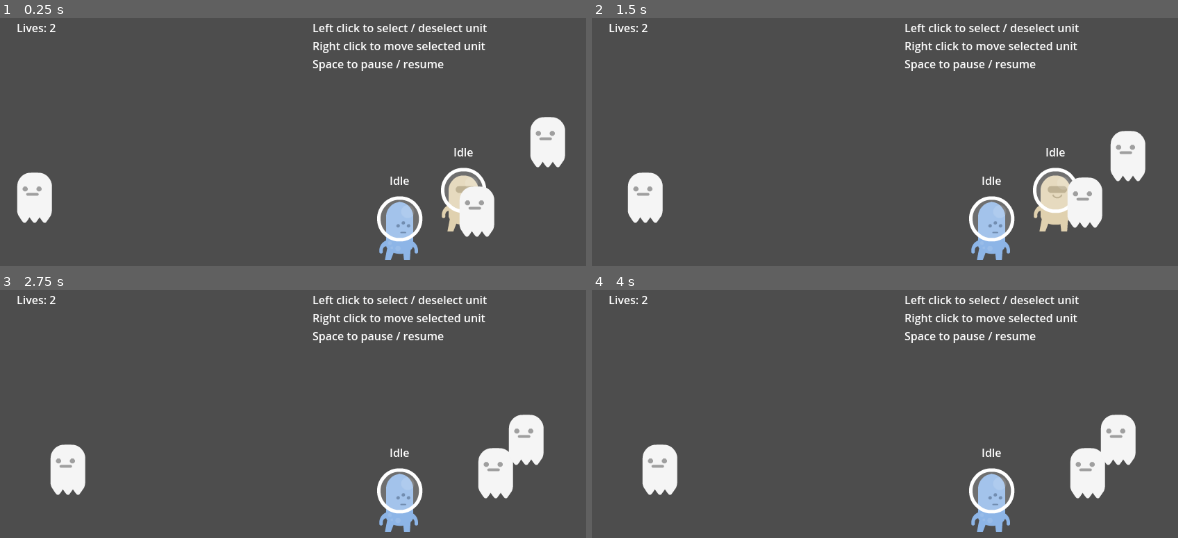
Above: before the commit, frames 1-4 (two rows, left to right).
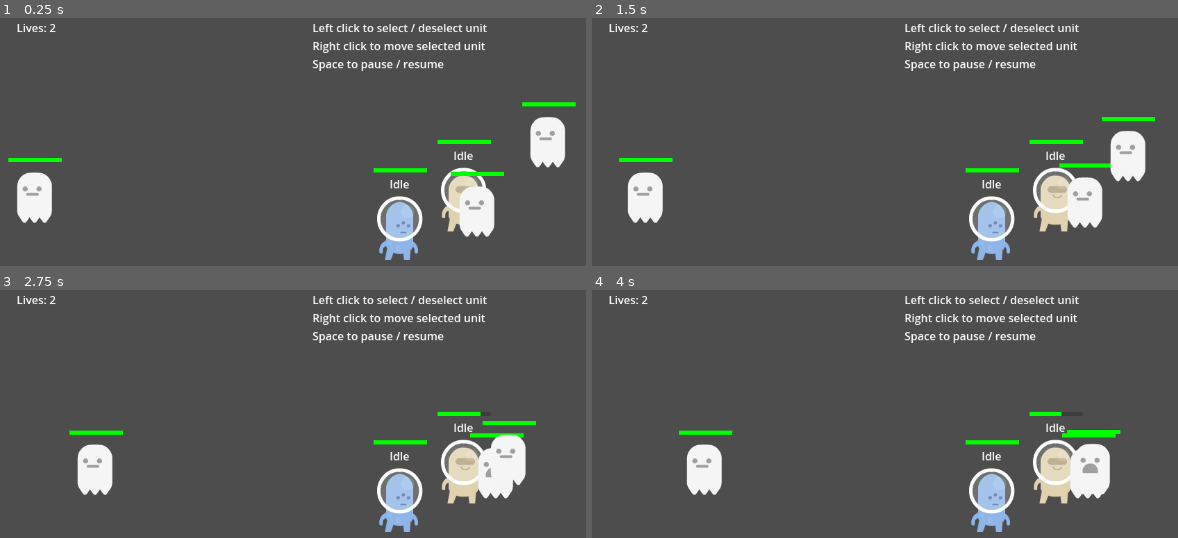
Above: after the commit, the same moments.

Repository: zhang-edward/roguelheart
Game: Godot game, scene res://scenes/Main.tscn
Two runs of this game, one before a commit and one after it. Both use one fixed random seed, a clock stepped at 60 frames per second and the inputs below.
Inputs (mouse positions are in pixels of both pictures, inside the frame that each line leads up to):
- Up to frame 1 (0.25 s): no input
- Up to frame 2 (1.5 s): tap Enter at 0.5, 1.25 s; move the mouse to (679, 32) at 0.52 s; click (679, 32) at 0.67 s; tap Space at 0.77 s; move the mouse to (990, 186) at 1.27 s; click (990, 186) at 1.42 s
- Up to frame 3 (2.75 s): tap Space at 1.52 s; tap Enter at 2 s; move the mouse to (480, 401) at 2.02 s; click (480, 401) at 2.17 s
- Up to frame 4 (4 s): tap Enter at 2.75, 3.5 s; move the mouse to (outside the picture) at 2.77 s; click (outside the picture) at 2.92 s; tap Space at 3.02, 3.77 s; move the mouse to (outside the picture) at 3.52 s; click (outside the picture) at 3.67 s

The runs differ from the first frame. In frame 1, 1.0% of the frame differs, in the area x 1-99%, y 33-69%; in frame 2, 1.0%; in frame 3, 5.4%; in frame 4, 5.8%, in the area x 8-93%, y 49-87%.

Commit message:
added healthbars

Diff:
--- a/prefab/Enemy.tscn
+++ b/prefab/Enemy.tscn
@@ -7,6 +7,7 @@
 [ext_resource type="Script" path="res://scripts/fsm/IdleState.gd" id="4_5qyw5"]
 [ext_resource type="Script" path="res://scripts/fsm/MoveState.gd" id="5_68pec"]
 [ext_resource type="Script" path="res://scripts/fsm/AttackState.gd" id="6_aaj38"]
+[ext_resource type="PackedScene" uid="uid://btnesc72tysik" path="res://prefab/Healthbar.tscn" id="8_yd4xw"]
 
 [sub_resource type="SpriteFrames" id="SpriteFrames_ubdcv"]
 animations = [{
@@ -65,3 +66,9 @@
 [node name="Attack" type="Node" parent="StateMachine"]
 script = ExtResource("6_aaj38")
 move_speed = 50
+
+[node name="Healthbar" parent="." instance=ExtResource("8_yd4xw")]
+offset_left = -37.0
+offset_top = -57.0
+offset_right = 40.0
+offset_bottom = -51.0
--- /dev/null
+++ b/prefab/Healthbar.tscn
@@ -0,0 +1,13 @@
+[gd_scene load_steps=2 format=3 uid="uid://btnesc72tysik"]
+
+[sub_resource type="StyleBoxFlat" id="StyleBoxFlat_knfww"]
+bg_color = Color(0, 1, 0, 1)
+
+[node name="Healthbar" type="ProgressBar"]
+offset_left = -38.0
+offset_top = -86.0
+offset_right = 39.0
+offset_bottom = -80.0
+theme_override_styles/fill = SubResource("StyleBoxFlat_knfww")
+step = 1.0
+show_percentage = false
--- a/prefab/Player.tscn
+++ b/prefab/Player.tscn
@@ -9,6 +9,7 @@
 [ext_resource type="Script" path="res://scripts/fsm/MoveState.gd" id="5_j58pb"]
 [ext_resource type="Script" path="res://scripts/DebugStateText.gd" id="6_0riig"]
 [ext_resource type="Script" path="res://scripts/fsm/AttackState.gd" id="6_ackvl"]
+[ext_resource type="PackedScene" uid="uid://btnesc72tysik" path="res://prefab/Healthbar.tscn" id="10_uua1x"]
 
 [sub_resource type="SpriteFrames" id="SpriteFrames_ks0ck"]
 animations = [{
@@ -74,9 +75,9 @@
 anchor_right = 0.5
 anchor_bottom = 1.0
 offset_left = -100.0
-offset_top = -80.0
+offset_top = -75.0
 offset_right = 100.0
-offset_bottom = -40.0
+offset_bottom = -35.0
 grow_horizontal = 2
 grow_vertical = 0
 pivot_offset = Vector2(101, 17)
@@ -86,3 +87,5 @@
 text = "[center]debug_state[/center]"
 script = ExtResource("6_0riig")
 metadata/_edit_use_anchors_ = true
+
+[node name="Healthbar" parent="." instance=ExtResource("10_uua1x")]
--- a/scripts/Enemy.gd
+++ b/scripts/Enemy.gd
@@ -3,6 +3,7 @@
 
 # Called when the node enters the scene tree for the first time.
 @onready var _state_machine: StateMachine = get_node("StateMachine")
+@onready var healthbar = get_node("Healthbar")
 var _health := 3
 
 func _ready():
@@ -12,12 +13,15 @@
 
 	position = Vector2(x, y)
 	print("position spawned: " + str(position))
+	healthbar.value = _health
+	healthbar.max_value = _health
 
 func set_attack_target(target: Node2D):
 	_state_machine.transition_to("Attack", {"target": target})
 
 func take_damage(amt: int) -> void:
 	_health -= amt
+	healthbar.value = _health
 	if _health <= 0:
 		queue_free()
 
--- a/scripts/Player.gd
+++ b/scripts/Player.gd
@@ -5,16 +5,19 @@
 The Player class represents a player-controlled unit in the game.
 """
 
-var _health: int = 1
+var _health: int = 5
 
 @onready var sprite: AnimatedSprite2D = get_node("Sprite")
 @onready var area: Area2D = get_node("MousePickableArea")
 @onready var _state_machine: StateMachine = get_node("StateMachine")
+@onready var healthbar: ProgressBar = get_node("Healthbar")
 
 # Called when the node enters the scene tree for the first time.
 func _ready():
 	var player_party_manager: PlayerPartyManager = get_node("/root/Main/PlayerPartyManager") as PlayerPartyManager
 	player_party_manager.add_player(self)
+	healthbar.value = _health
+	healthbar.max_value = _health
 	print(Vector2(1152, 648) * get_canvas_transform())
 
 # Called every frame. 'delta' is the elapsed time since the previous frame.
@@ -30,6 +33,7 @@
 # TODO: Move this to an "abstract" base class
 func take_damage(amt: int) -> void:
 	_health -= amt
+	healthbar.value = _health
 	if _health <= 0:
 		visible = false
 		_state_machine.transition_to("Idle")
Not shown: 1 places in prefab/Enemy.tscn that only renumber resources
Not shown: 1 places in prefab/Player.tscn that only renumber resources
